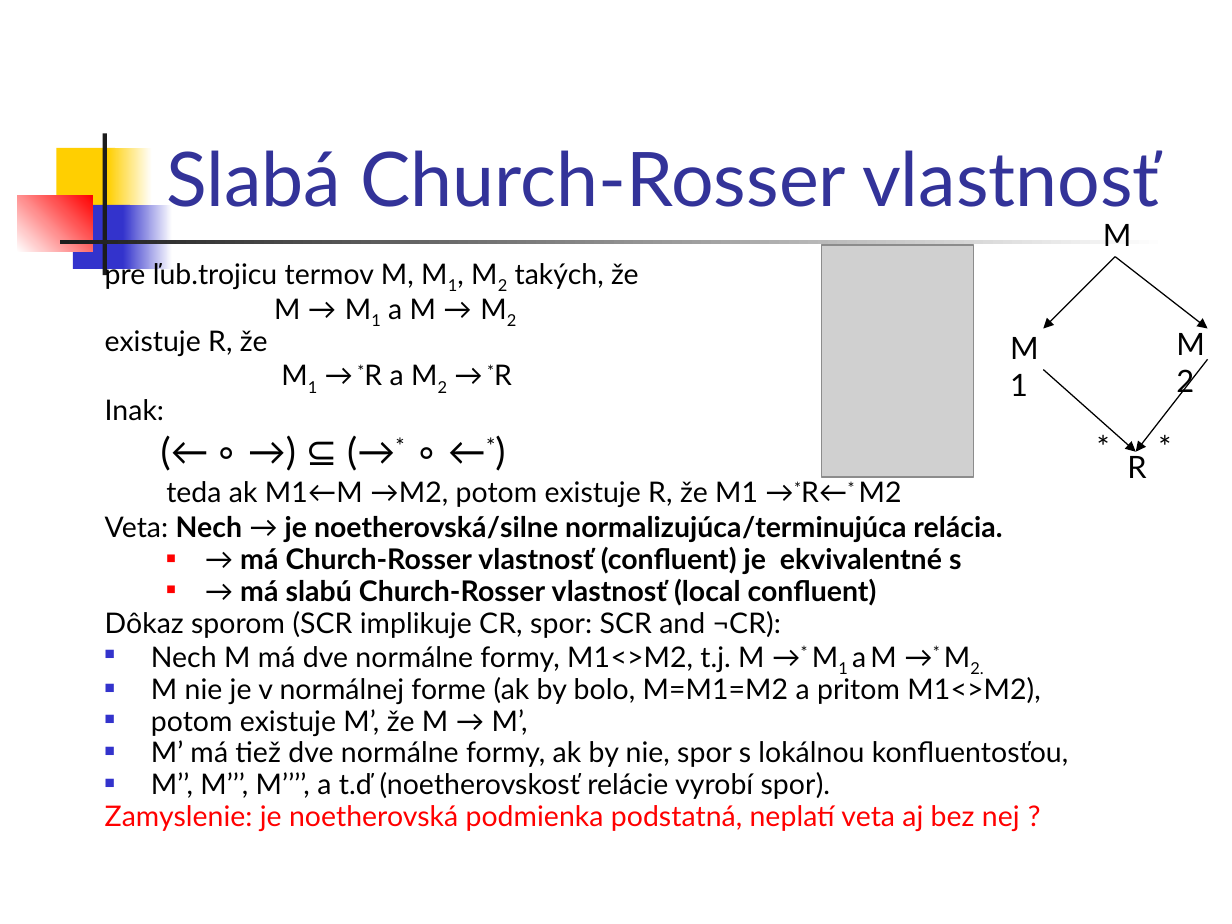
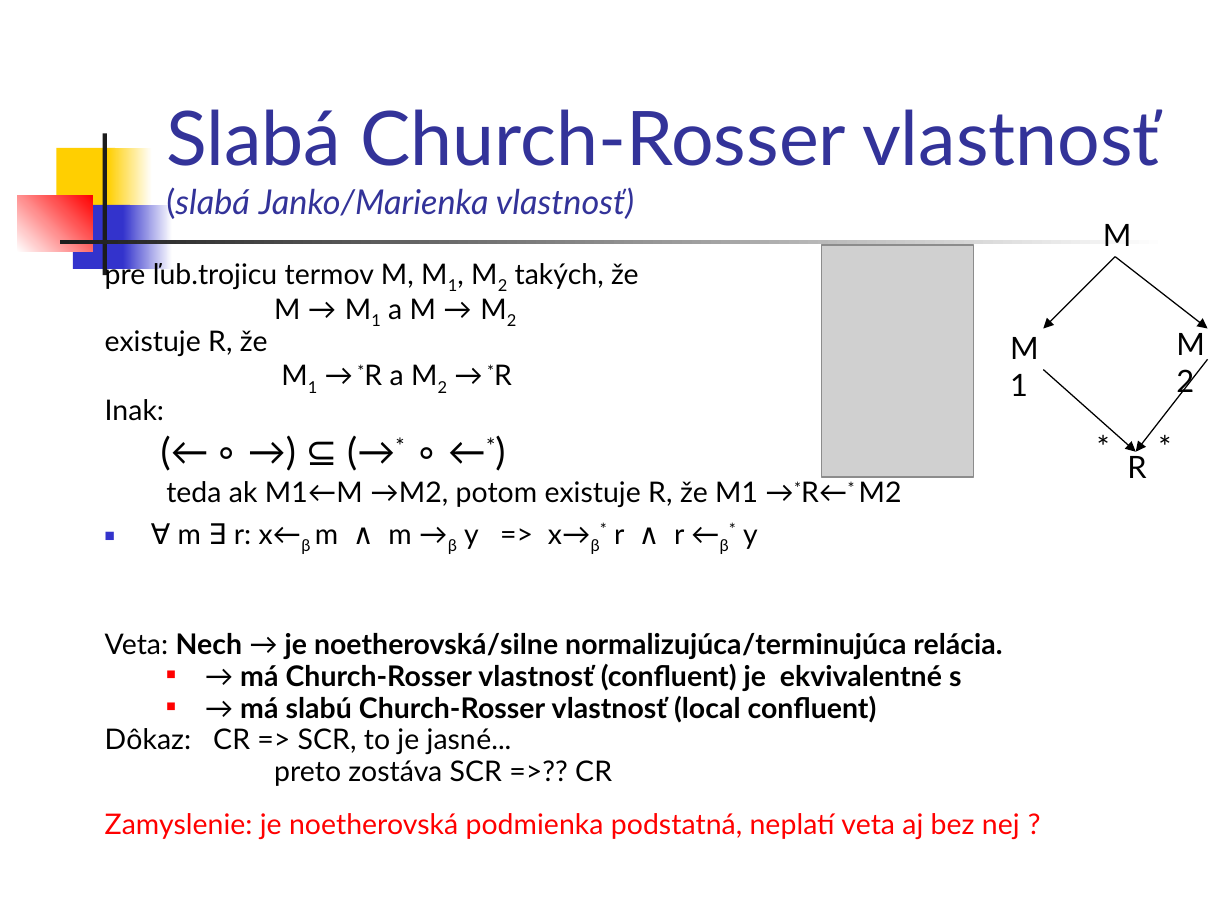
Before and after one commit to Funkcionalne/Prednasky, a slide deck: slide 51 of 06/06_fpro.ppt (slide 45 before the commit). Drawn at 1232x924 pixels with LibreOffice and Linux fonts; fonts in the diff are those of the drawing; grey boxes stand for pictures. Boxes give left, top, right and bottom in pixels: in the first picture for what was removed or moved away, otherwise in the second. Text is boxed around its words. In the diff, an @@ line names an element or a change of style, - is before the commit and + after.

```diff
--- a/06/06_fpro.ppt
+++ b/06/06_fpro.ppt
@@ title at (166, 109, 1160, 219): text changed; size 44 to 20 pt; italic on @@
-Slabá Church-Rosser vlastnosť
+Slabá Church-Rosser vlastnosť
+(slabá Janko/Marienka vlastnosť)
@@ text at (178, 523, 758, 554): paragraph added @@
+■ ∀ m ∃ r: x←β m ∧ m →β y => x→β* r ∧ r ←β* y
@@ text at (105, 728, 612, 786): text changed @@
-Dôkaz sporom (SCR implikuje CR, spor: SCR and ¬CR):
-■ Nech M má dve normálne formy, M1<>M2, t.j. M →* M1 a M →* M2.
-■ M nie je v normálnej forme (ak by bolo, M=M1=M2 a pritom M1<>M2),
-■ potom existuje M’, že M → M’,
-■ M’ má tiež dve normálne formy, ak by nie, spor s lokálnou konfluentosťou,
-■ M’’, M’’’, M’’’’, a t.ď (noetherovskosť relácie vyrobí spor).
+Dôkaz: CR => SCR, to je jasné...
+preto zostáva SCR =>?? CR
```
Also in this commit, not shown: 16 other slides changed, 7 slides added, 3 other files.
